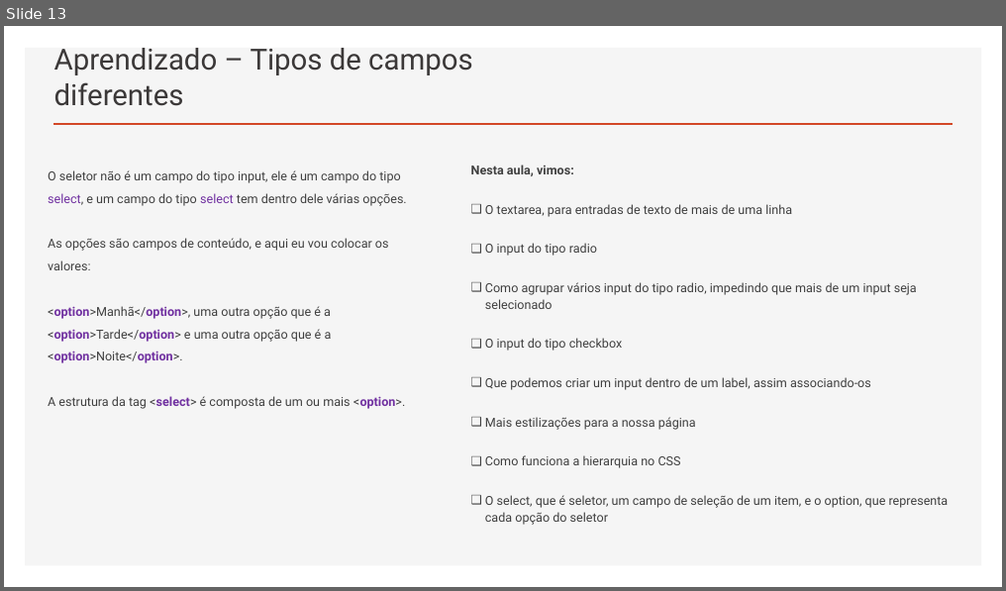
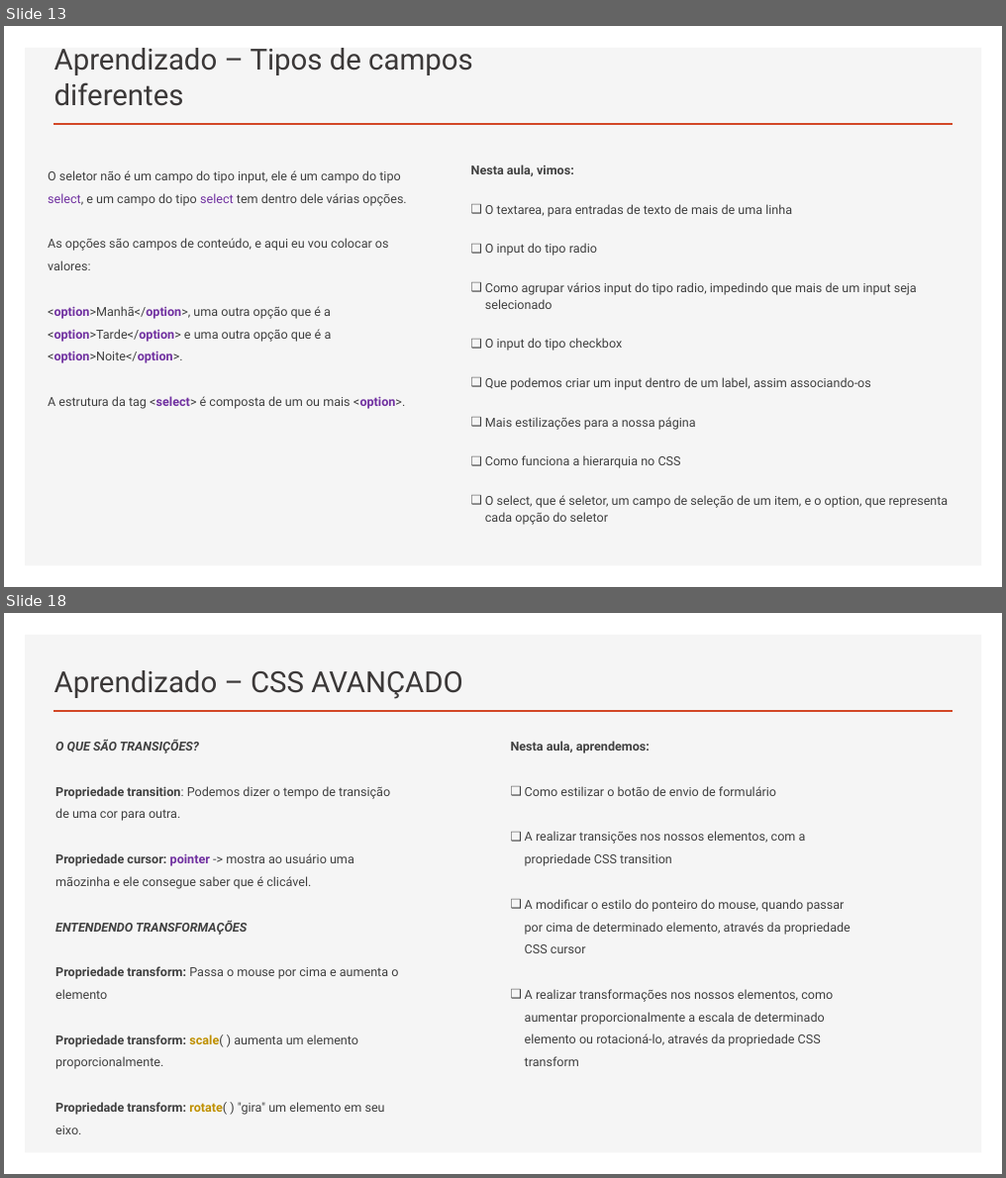
Before and after one commit to RaizaCirne/app-flex, a slide deck: Trilhas/[Iniciante em Programação T5 - ONE]/Material/05.HTML5_e_CSS3-parte_3.pptx. Shown one above the other, each under a label of ours: slide 13 before the commit, slides 13 and 18 after it; the slides between them are not shown. The pictures are 1006x591 and 1006x1178 pixels, drawn with LibreOffice and Linux fonts; fonts in the diff are those of the drawing. Boxes give left, top, right and bottom in pixels: in the first picture for what was removed or moved away, otherwise in the second. Text is boxed around its words. In the diff, an @@ line names an element or a change of style, - is before the commit and + after.

```diff
--- a/Trilhas/[Iniciante em Programação T5 - ONE]/Material/05.HTML5_e_CSS3-parte_3.pptx
+++ b/Trilhas/[Iniciante em Programação T5 - ONE]/Material/05.HTML5_e_CSS3-parte_3.pptx
@@ slide 18 added at (4,613,1002,1174), background #FFFFFF; not listed: 2 template elements that a slide beside it also shows @@
@@ title added at (54,670,462,699), 28 pt, text #3B3838 @@
+Aprendizado – CSS AVANÇADO
@@ text added at (55,739,398,1135), 12 pt, text #404040 @@
+O QUE SÃO TRANSIÇÕES?
+Propriedade transition: Podemos dizer o tempo de transição de uma cor para outra.
+Propriedade cursor: pointer -> mostra ao usuário uma mãozinha e ele consegue saber que é clicável.
+ENTENDENDO TRANSFORMAÇÕES
+Propriedade transform: Passa o mouse por cima e aumenta o elemento
+Propriedade transform: scale( ) aumenta um elemento proporcionalmente.
+Propriedade transform: rotate( ) "gira" um elemento em seu eixo.
@@ text added at (511,741,850,1066), 12 pt, text #404040 @@
+Nesta aula, aprendemos:
+❑ Como estilizar o botão de envio de formulário
+❑ A realizar transições nos nossos elementos, com a propriedade CSS transition
+❑ A modificar o estilo do ponteiro do mouse, quando passar por cima de determinado elemento, através da propriedade CSS cursor
+❑ A realizar transformações nos nossos elementos, como aumentar proporcionalmente a escala de determinado elemento ou rotacioná-lo, através da propriedade CSS transform
```
Also in this commit, not shown: 7 other slides added.
